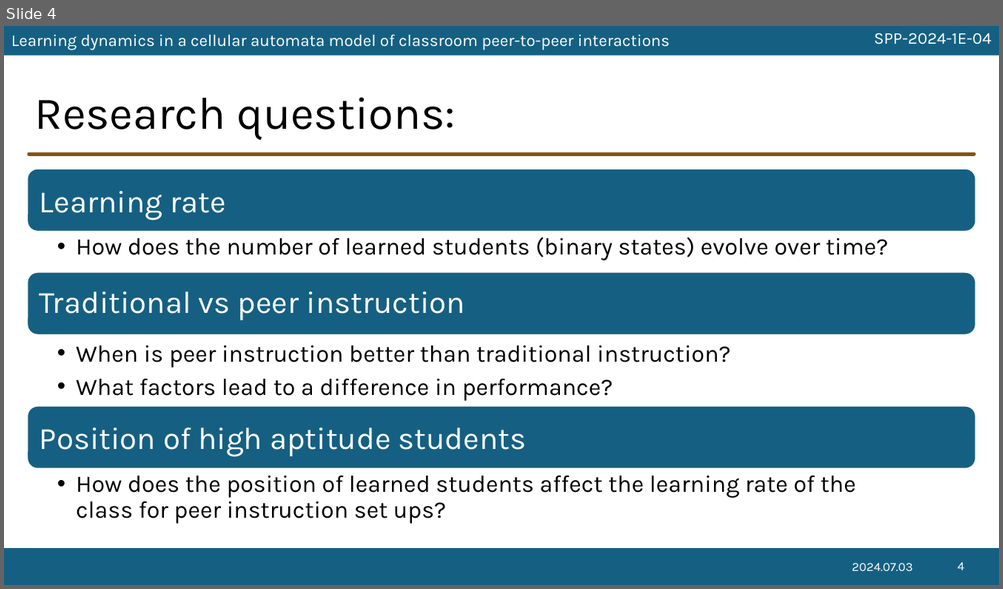
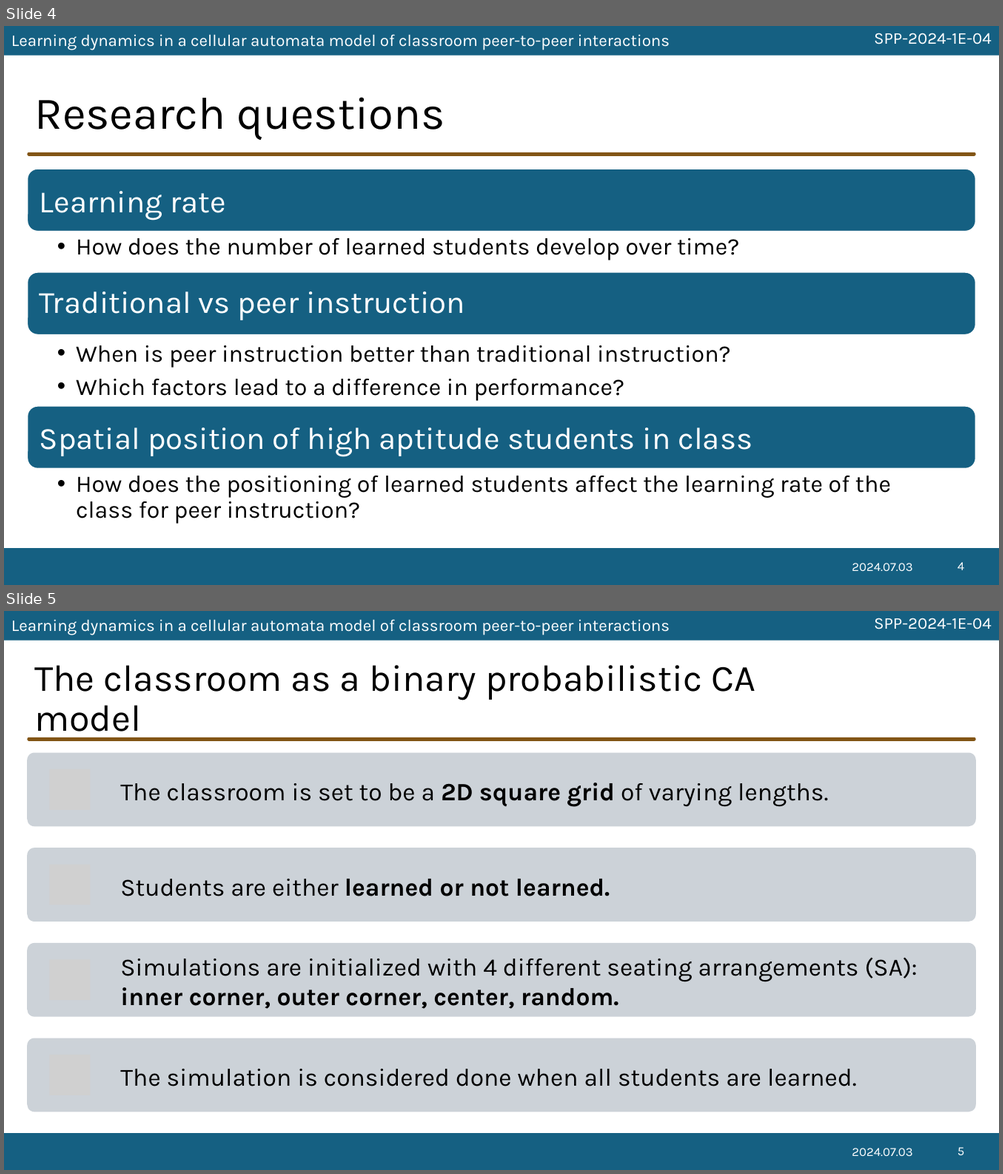
Before and after one commit to ioakimsy/BS-Thesis, a slide deck: documents/SPP-2024-presentation.pptx. Shown one above the other, each under a label of ours: slide 4 before the commit, slides 4 and 5 after it. The pictures are 1003x589 and 1003x1174 pixels, drawn with LibreOffice and Linux fonts; fonts in the diff are those of the drawing; grey boxes stand for pictures; background and template pictures are left out. Boxes give left, top, right and bottom in pixels: in the first picture for what was removed or moved away, otherwise in the second. Text is boxed around its words. In the diff, an @@ line names an element or a change of style, - is before the commit and + after.

Commit message:
Plotting, analysis, and writing on IH model

```diff
--- a/documents/SPP-2024-presentation.pptx
+++ b/documents/SPP-2024-presentation.pptx
@@ slide 5 added at (x1=4, y1=611, x2=999, y2=1170), background #FFFFFF; not listed: 5 template elements that a slide beside it also shows @@
@@ title added at (x1=34, y1=665, x2=755, y2=741), 36 pt, text #000000 @@
+The classroom as a binary probabilistic CA model
@@ group added at (x1=27, y1=753, x2=976, y2=1113): 4 rounded rectangles, 4 pictures, 4 texts @@
+The classroom is set to be a 2D square grid of varying lengths.
+Students are either learned or not learned.
+Simulations are initialized with 4 different seating arrangements (SA):
+inner corner, outer corner, center, random.
+The simulation is considered done when all students are learned.
@@ text added at (x1=851, y1=1148, x2=912, y2=1156), 12 pt, text #FFFFFF @@
+2024.07.03
@@ page number added at (x1=957, y1=1147, x2=964, y2=1156), 12 pt, text #FFFFFF @@
+5
@@ slide 4 changed as well @@
@@ title at (x1=34, y1=97, x2=445, y2=140): text changed @@
-Research questions:
+Research questions
@@ text at (x1=76, y1=238, x2=739, y2=261): text changed @@
-  • How does the number of learned students (binary states) evolve over time?
+  • How does the number of learned students develop over time?
@@ text at (x1=76, y1=379, x2=625, y2=401): text changed @@
-  • What factors lead to a difference in performance?
+  • Which factors lead to a difference in performance?
@@ text at (x1=40, y1=428, x2=753, y2=457): text changed @@
-Position of high aptitude students
+Spatial position of high aptitude students in class
@@ text at (x1=76, y1=476, x2=891, y2=524): text changed @@
-  • How does the position of learned students affect the learning rate of the
-    class for peer instruction set ups?
+  • How does the positioning of learned students affect the learning rate of the
+    class for peer instruction?
```
Also in this commit, not shown: 13 other slides changed, 4 other slides added, 1 slide removed, 19 other files.
